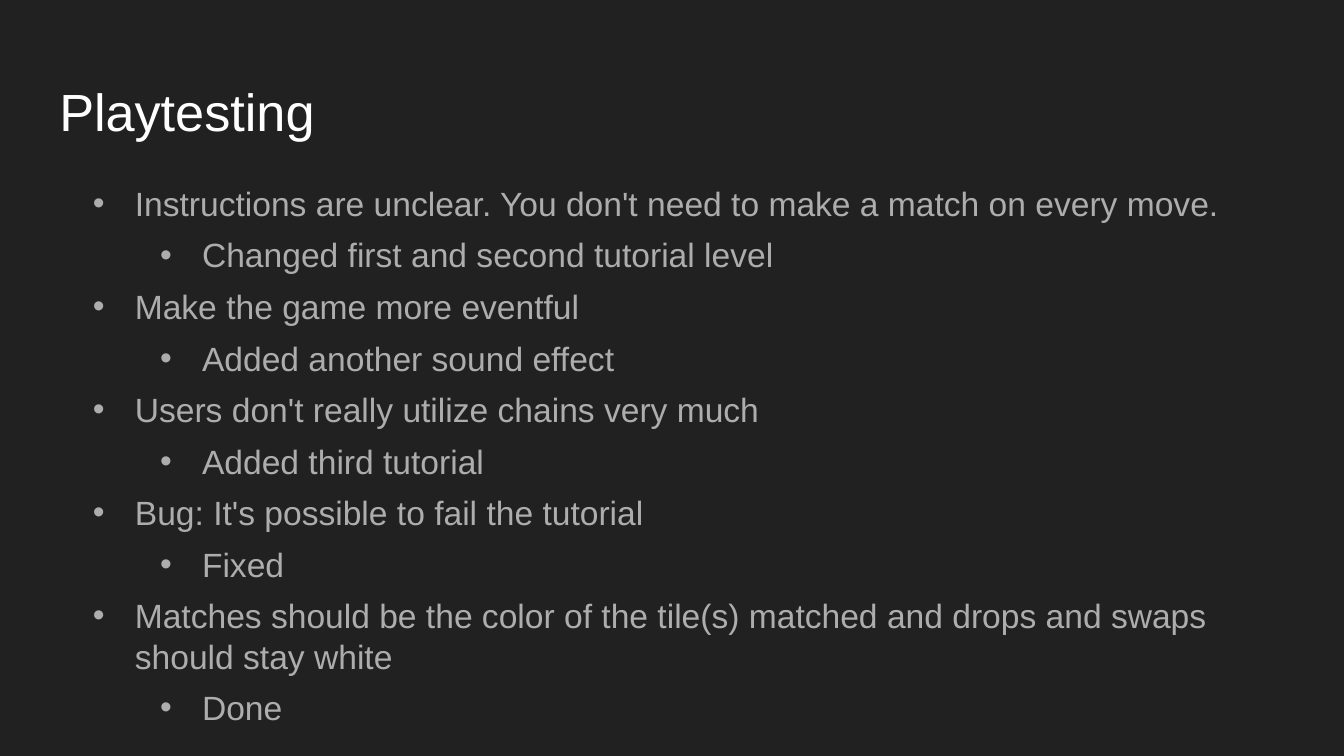
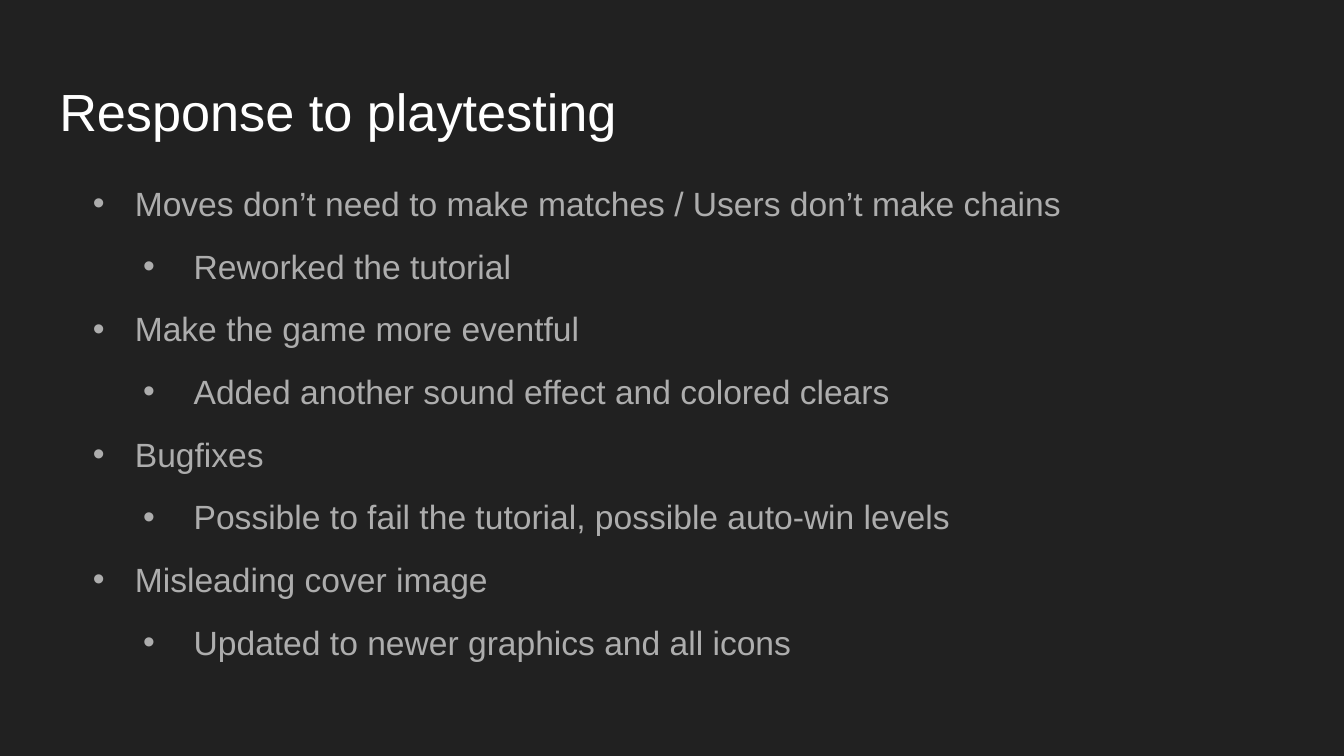
Before and after one commit to lambertwang-zz/imgd3900_site, a slide deck: slide 4 of assignment12/assignment12.pptx. Drawn at 1344x756 pixels with LibreOffice and Linux fonts; fonts in the diff are those of the drawing. Boxes give left, top, right and bottom in pixels: in the first picture for what was removed or moved away, otherwise in the second. Text is boxed around its words. In the diff, an @@ line names an element or a change of style, - is before the commit and + after.

```diff
--- a/assignment12/assignment12.pptx
+++ b/assignment12/assignment12.pptx
@@ title at [59,93,617,141]: text changed @@
-Playtesting
+Response to playtesting
@@ text at [135,191,1061,280]: text changed @@
-• Instructions are unclear. You don't need to make a match on every move.
-  • Changed first and second tutorial level
+• Moves don’t need to make matches / Users don’t make chains
+  • Reworked the tutorial
@@ text at [135,316,580,347]: more space between paragraphs @@
@@ text at [135,379,950,661]: text changed @@
-  • Added another sound effect
-• Users don't really utilize chains very much
-  • Added third tutorial
-• Bug: It's possible to fail the tutorial
-  • Fixed
-• Matches should be the color of the tile(s) matched and drops and swaps should stay white
-  • Done
+  • Added another sound effect and colored clears
+• Bugfixes
+  • Possible to fail the tutorial, possible auto-win levels
+• Misleading cover image
+  • Updated to newer graphics and all icons
```
Also in this commit, not shown: 4 other slides changed, 4 slides added, 3 slides removed.
